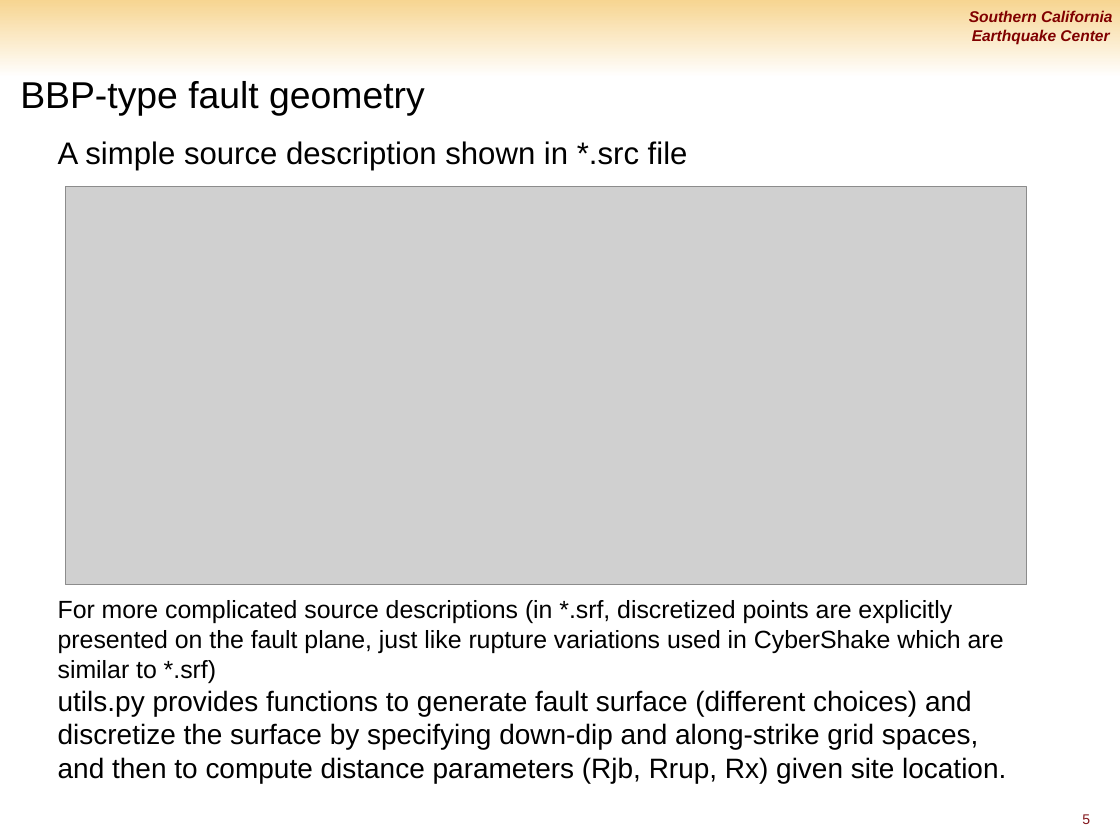
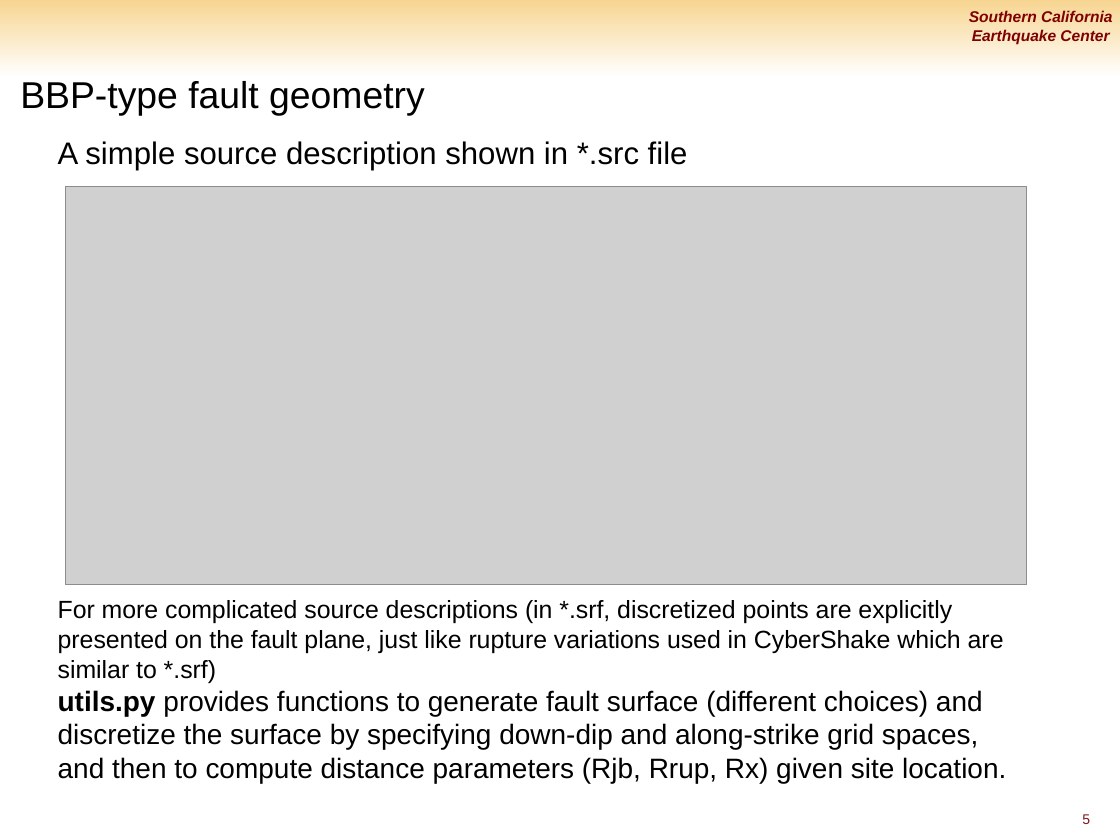
Before and after one commit to fengw/pynga, a slide deck: slide 5 of Presentations/pynga_Feng20121012.pptx. Drawn at 1120x840 pixels with LibreOffice and Linux fonts; fonts in the diff are those of the drawing; grey boxes stand for pictures; background and template pictures are left out. Boxes give left, top, right and bottom in pixels: in the first picture for what was removed or moved away, otherwise in the second. Text is boxed around its words. In the diff, an @@ line names an element or a change of style, - is before the commit and + after.

```diff
--- a/Presentations/pynga_Feng20121012.pptx
+++ b/Presentations/pynga_Feng20121012.pptx
@@ text at (x1=58, y1=690, x2=1006, y2=783): bold on in "utils.py" @@
```
Also in this commit, not shown: 5 other slides changed.
